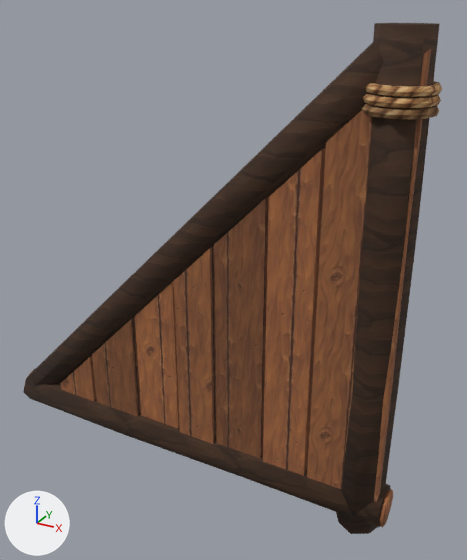
Renders of the glTF model assets/models/build/sloped_wall__plank_root.glb from each side of a commit.
Both versions are drawn from a camera (50 mm lens) standing at (1.43, -2.13, 2.05) and looking at (0.21, 0.08, 0.94). The axes (+X, +Y, +Z) are drawn at lower left. The lights are the same throughout. The older version comes first. Vertices at exactly the same position are counted once.

Script lines for the objects in view, before the commit:
```python
me_part_013 = bpy.data.meshes.new('part.013')
me_part_013.from_pydata(...)  # 516 vertices, 976 faces; spans x -0.99..0.99, y -0.12..0.12, z 0.01..1.97
# faces by material slot: [184, 108, 72, 180, 144, 288]
me_part_013.materials.append(mat_wood_c)  # picture img_wood_c
me_part_013.materials.append(mat_wood_a)  # picture img_wood_a
me_part_013.materials.append(mat_wood_b)  # picture img_wood_b
me_part_013.materials.append(mat_bark_b)  # picture img_bark_b
me_part_013.materials.append(mat_rope_b)  # picture img_rope_b
me_part_013.materials.append(mat_rope_c)  # picture img_rope_c
ob_model = bpy.data.objects.new('model', me_part_013)
ob_model.location = (0.0, 0.0, 0.0)
```
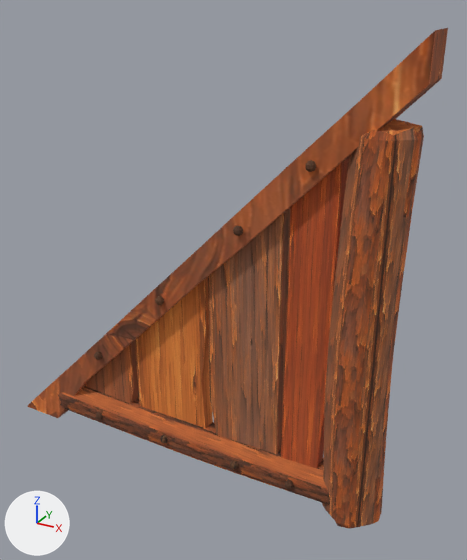
What changed in the scene script:
```text
Change me_part_013:
    remove me_part_013.from_pydata(...)  # 516 vertices, 976 faces; spans x -0.99..0.99, y -0.12..0.12, z 0.01..1.97
    remove me_part_013.materials.append(mat_wood_c)  # picture img_wood_c
    remove me_part_013.materials.append(mat_wood_a)  # picture img_wood_a
    remove me_part_013.materials.append(mat_wood_b)  # picture img_wood_b
    remove me_part_013.materials.append(mat_bark_b)  # picture img_bark_b
    remove me_part_013.materials.append(mat_rope_b)  # picture img_rope_b
    remove me_part_013.materials.append(mat_rope_c)  # picture img_rope_c
    add me_part_013.from_pydata(...)  # 806 vertices, 1520 faces; spans x -0.97..0.97, y -0.14..0.12, z 0.01..1.96
    me_part_013 part 1: a new loose piece, a UV sphere (8 segments, 5 rings, poles along z) spanning x 0.589..0.627, y -0.11..-0.072, z 1.498..1.538, in mat_wood_dark (picture img_wood_dark)
    me_part_013 part 2: a new loose piece, a UV sphere (8 segments, 5 rings, poles along z) spanning x -0.463..-0.425, y -0.12..-0.082, z 0.122..0.162, in mat_wood_dark (picture img_wood_dark)
    me_part_013 part 3: a new loose piece, a UV sphere (8 segments, 5 rings, poles along z) spanning x -0.445..-0.407, y -0.11..-0.072, z 0.464..0.504, in mat_wood_dark (picture img_wood_dark)
    me_part_013 part 4: a new loose piece, a UV sphere (8 segments, 5 rings, poles along z) spanning x -0.077..-0.039, y -0.12..-0.082, z 0.122..0.162, in mat_wood_dark (picture img_wood_dark)
    me_part_013 part 5: a new loose piece, a UV sphere (8 segments, 5 rings, poles along z) spanning x -0.07..-0.032, y -0.11..-0.072, z 0.839..0.879, in mat_wood_dark (picture img_wood_dark)
    me_part_013 part 6: a new loose piece, a UV sphere (8 segments, 5 rings, poles along z) spanning x 0.298..0.336, y -0.12..-0.082, z 0.122..0.162, in mat_wood_dark (picture img_wood_dark)
    me_part_013 part 7: a new loose piece, a UV sphere (8 segments, 5 rings, poles along z) spanning x 0.309..0.347, y -0.11..-0.072, z 1.218..1.258, in mat_wood_dark (picture img_wood_dark)
    me_part_013 part 8: a new loose piece, a UV sphere (8 segments, 5 rings, poles along z) spanning x 0.564..0.602, y -0.12..-0.082, z 0.122..0.162, in mat_wood_dark (picture img_wood_dark)
    me_part_013 part 9: the loose piece of 32 vertices spanning x -0.97..0.97, y -0.1..0.1, z 0.01..0.21 is rebuilt with 144 vertices and now spans x -0.73..0.85, y -0.1..0.1, z 0.03..0.24
    me_part_013 part 10: the loose piece of 32 vertices spanning x 0.76..0.97, y -0.11..0.11, z 0.01..1.97 is rebuilt with 144 vertices and now spans x 0.7..0.96, y -0.14..0.12, z 0.01..1.67
    me_part_013 part 11: the loose piece of 32 vertices spanning x -0.97..0.9, y -0.09..0.09, z 0.08..1.94 is rebuilt with 40 vertices and now spans x -0.97..0.97, y -0.08..0.09, z 0.01..1.96, in mat_shackplank_v4 (picture img_shackplank_v4)
    me_part_013 part 12: the loose piece of 20 vertices spanning x 0.44..0.63, y -0.06..0.04, z 0.08..1.57 is rebuilt with 20 vertices and now spans x 0.51..0.7, y -0.04..0.03, z 0.17..1.6, in mat_shackplank_v2 (picture img_shackplank_v2)
    me_part_013 part 13: the loose piece of 20 vertices spanning x -0.5..-0.24, y -0.06..0.05, z 0.08..0.7 is rebuilt with 16 vertices and now spans x -0.58..-0.27, y -0.04..0.03, z 0.17..0.67, in mat_shackplank_v7 (picture img_shackplank_v7)
    me_part_013 part 14: the loose piece of 20 vertices spanning x -0.23..-0.01, y -0.05..0.06, z 0.08..0.94 is rebuilt with 16 vertices and now spans x -0.25..0.15, y -0.03..0.04, z 0.17..1.07, in mat_shackplank_v0 (picture img_shackplank_v0)
    me_part_013 part 15: the loose piece of 20 vertices spanning x 0.2..0.42, y -0.05..0.06, z 0.08..1.37 is rebuilt with 26 vertices and now spans x 0.16..0.49, y -0.04..0.03, z 0.17..1.42, in mat_shackplank_v3 (picture img_shackplank_v3)
    me_part_013 part 16: 8 loose pieces with 300 vertices, spanning x -0.99..0.99, y -0.12..0.12, z 0.03..1.94, are deleted
    me_part_013 part 17: 20 vertices removed from x 0.0..0.18, y -0.06..0.04, z 0.08..1.13
    me_part_013 part 18: 20 vertices removed from x 0.65..0.95, y -0.06..0.04, z 0.08..1.9
    other edits to the shape of me_part_013 do not show in these pictures
    add me_part_013.materials.append(mat_wood_dark)  # picture img_wood_dark
    add me_part_013.materials.append(mat_shackbark_v2)  # picture img_shackbark_v2
    add me_part_013.materials.append(mat_shacklogend_v0)  # picture img_shacklogend_v0
    add me_part_013.materials.append(mat_shackplank_v3)  # picture img_shackplank_v3
    add me_part_013.materials.append(mat_shackbark_v3d)  # picture img_shackbark_v3d
    add me_part_013.materials.append(mat_shacklogend_v1)  # picture img_shacklogend_v1
    add me_part_013.materials.append(mat_shackplank_v5)  # picture img_shackplank_v5
    add me_part_013.materials.append(mat_shackplank_v4)  # picture img_shackplank_v4
    add me_part_013.materials.append(mat_shackplank_v7)  # picture img_shackplank_v7
    add me_part_013.materials.append(mat_shackplank_v0)  # picture img_shackplank_v0
    add me_part_013.materials.append(mat_shackplank_v2)  # picture img_shackplank_v2
```

What differs and where, as boxes (x1, y1, x2, y2) in the pictures (467 x 560 px):
'model', reshaped
    before: (23, 23, 442, 534)
    after: (28, 28, 448, 529)
part 1 of me_part_013, added
    after: (305, 160, 316, 172)
part 2 of me_part_013, added
    after: (96, 412, 103, 420)
part 3 of me_part_013, added
    after: (94, 352, 102, 360)
part 4 of me_part_013, added
    after: (160, 435, 168, 443)
part 5 of me_part_013, added
    after: (155, 296, 164, 305)
part 6 of me_part_013, added
    after: (230, 460, 238, 469)
part 7 of me_part_013, added
    after: (233, 226, 243, 236)
part 8 of me_part_013, added
    after: (285, 480, 293, 489)
part 9 of me_part_013, rebuilt
    before: (23, 368, 391, 528)
    after: (58, 385, 330, 505)
part 10 of me_part_013, rebuilt (20% shorter)
    before: (336, 23, 440, 534)
    after: (322, 119, 424, 529)
part 11 of me_part_013, rebuilt (18% wider, 13% taller)
    before: (28, 40, 384, 386)
    after: (28, 28, 448, 418)
part 12 of me_part_013, rebuilt (8% wider)
    before: (263, 148, 326, 476)
    after: (281, 158, 349, 468)
part 13 of me_part_013, rebuilt
    before: (92, 317, 141, 416)
    after: (86, 340, 139, 404)
part 14 of me_part_013, rebuilt
    before: (135, 281, 180, 428)
    after: (135, 277, 213, 428)
part 15 of me_part_013, rebuilt
    before: (214, 197, 269, 458)
    after: (208, 209, 290, 454)
part 16 of me_part_013, deleted
    before: (25, 81, 442, 527)
part 17 of me_part_013, deleted (brown)
    before: (174, 246, 217, 444)
part 18 of me_part_013, deleted (brown)
    before: (307, 49, 431, 502)
